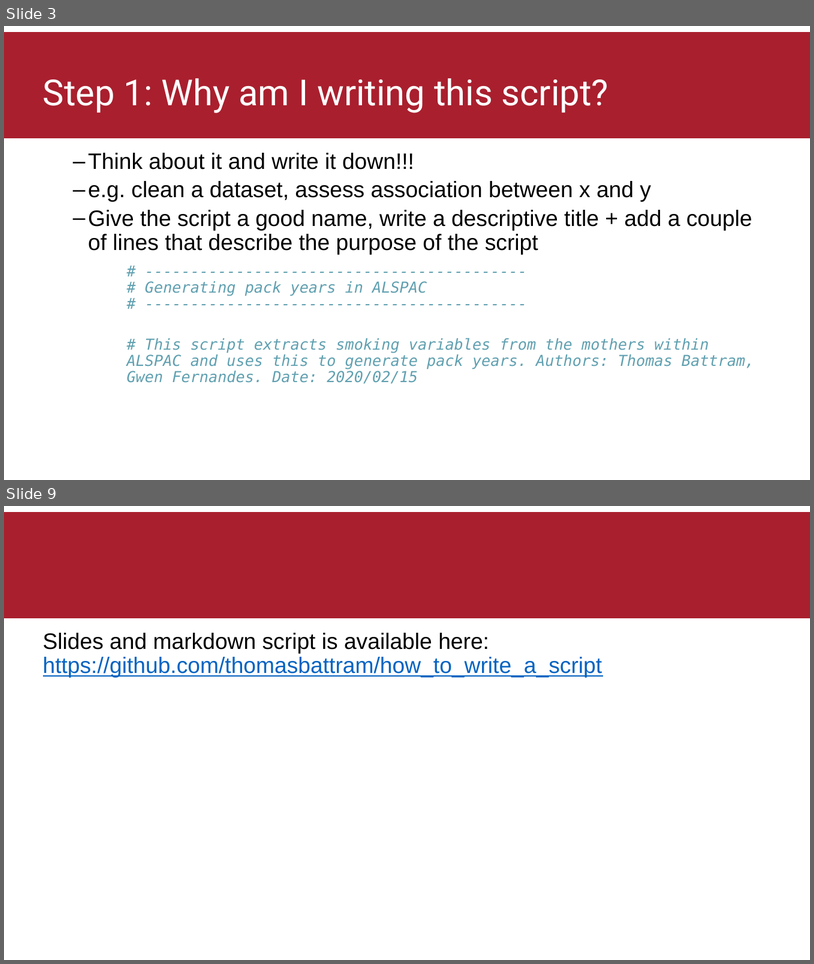
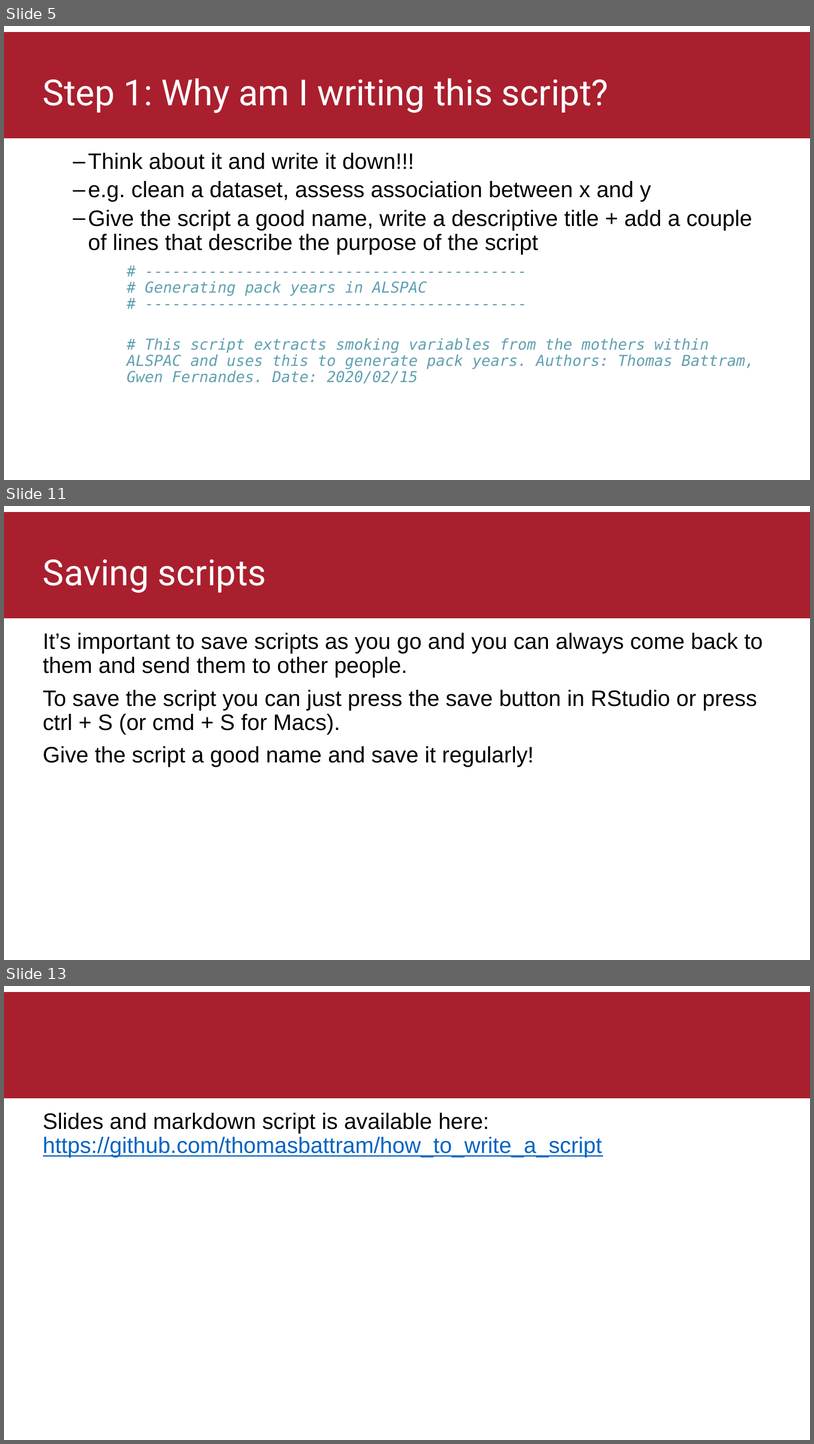
Before and after one commit to thomasbattram/how_to_write_a_script, a slide deck: slides/how_to_write_a_script.pptx. Shown one above the other, each under a label of ours: slides 3 and 9 before the commit, slides 5, 11 and 13 after it; the slides between them are not shown. The pictures are 814x964 and 814x1444 pixels, drawn with LibreOffice and Linux fonts; fonts in the diff are those of the drawing; background and template pictures are left out. Boxes give left, top, right and bottom in pixels: in the first picture for what was removed or moved away, otherwise in the second. Text is boxed around its words. In the diff, an @@ line names an element or a change of style, - is before the commit and + after.

```diff
--- a/slides/how_to_write_a_script.pptx
+++ b/slides/how_to_write_a_script.pptx
@@ slide 11 added at bbox=[4, 506, 810, 960], background picture (left out); not listed: 1 template element that a slide beside it also shows @@
@@ title added at bbox=[43, 559, 267, 593], 42.7 pt, text #FFFFFF @@
+Saving scripts
@@ text added at bbox=[43, 633, 763, 767], 26.7 pt, text #000000 @@
+It’s important to save scripts as you go and you can always come back to them and send them to other people.
+To save the script you can just press the save button in RStudio or press ctrl + S (or cmd + S for Macs).
+Give the script a good name and save it regularly!
@@ what was slide 3 is now slide 5 @@
@@ what was slide 9 is now slide 13 @@
```
Also in this commit, not shown: 6 slides changed, 3 other slides added, 1 other file.
